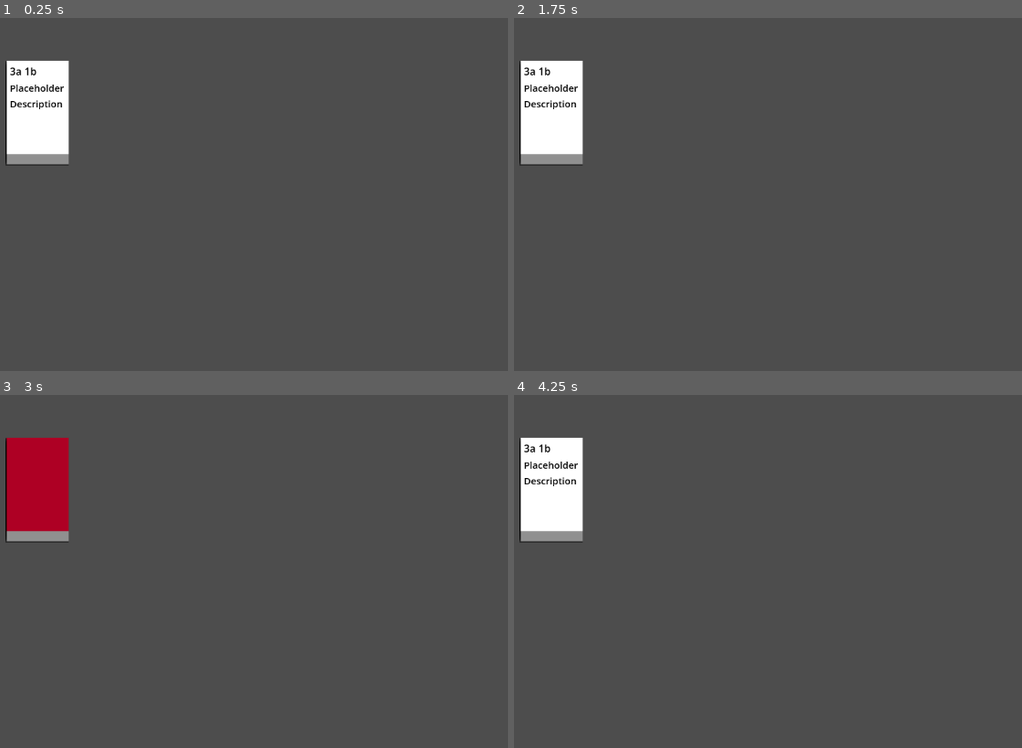
Above: before the commit, frames 1-4 (two rows, left to right).
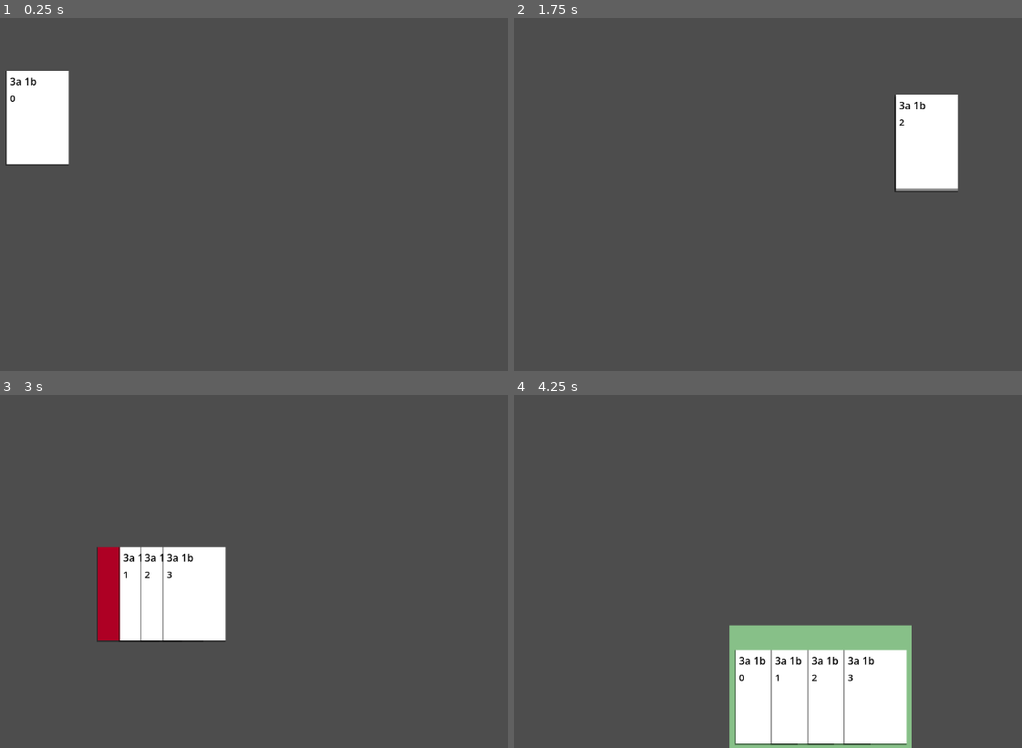
Above: after the commit, the same moments.

Repository: emrysshevek/gameganggame
Game: Godot game, scene res://cards/card_test_scene.tscn
Same seed, same stepped clock (60 frames per second), same inputs: the game is played once before the commit and once after it. This scene is started directly instead of the project's main scene.
Inputs (mouse positions are in pixels of both pictures, inside the frame that each line leads up to):
- Up to frame 1 (0.25 s): no input
- Up to frame 2 (1.75 s): click (549, 116) at 0.52 s; tap Enter at 1.25 s; move the mouse to (925, 145) at 1.27 s; hold W (debug_up, bound only after the commit) from 1.28 s (still down); hold Shift from 1.28 s (still down); click (925, 145) at 1.42 s
- Up to frame 3 (3 s): release W (debug_up, bound only after the commit) at 2 s; release Shift at 2 s; tap Space at 2 s; drag from (106, 564) to (213, 624) at 2.02 s; move the mouse to (325, 451) at 2.77 s; hold W (debug_up, bound only after the commit) from 2.78 s (still down); tap Ctrl at 2.85 s; click (325, 451) at 2.92 s
- Up to frame 4 (4.25 s): release W (debug_up, bound only after the commit) at 3.5 s; tap Enter at 3.5 s; drag from (727, 624) to (549, 483) at 3.52 s

The runs differ from the first frame. In frame 1, 1.1% of the frame differs, in the area x 1-14%, y 12-42%; in frame 2, 7.0%; in frame 3, 11%; in frame 4, 16%, in the area x 1-79%, y 12-100%.

Commit message:
finished basic pile functionality

Diff:
--- a/cards/card_test_scene.gd
+++ b/cards/card_test_scene.gd
@@ -1,11 +1,34 @@
 extends Control
 
+@export var pile: Pile
+var start_pos := Vector2.ZERO
+var end_pos := Vector2.ZERO
+var mouse_is_pressed := false
 
-# Called when the node enters the scene tree for the first time.
-func _ready() -> void:
-	pass # Replace with function body.
+var card_scene := preload("res://cards/card.tscn")
+
+func _input(_event: InputEvent) -> void:
+	if Input.is_action_just_pressed("debug_f"):
+		pile.flip()
+	if Input.is_action_just_pressed("debug_up"):
+		var card: Card = card_scene.instantiate()
+		pile.add_child(card)
+		pile.add_card(card)
+	if pile.count > 0 and Input.is_action_just_pressed("debug_down"):
+		var card: Card = pile.get_children()[-1]
+		pile.remove_card(card)
+		card.queue_free()
 
 
-# Called every frame. 'delta' is the elapsed time since the previous frame.
-func _process(delta: float) -> void:
-	pass
+func _gui_input(event: InputEvent) -> void:
+	if event is InputEventMouseButton:
+		var button_event := event as InputEventMouseButton
+		if button_event.pressed and not mouse_is_pressed:
+			mouse_is_pressed = true
+			start_pos = get_global_mouse_position()
+			print("start: ", start_pos)
+		elif not button_event.pressed and mouse_is_pressed:
+			mouse_is_pressed = false
+			end_pos = get_global_mouse_position()
+			pile.move(start_pos, abs(start_pos - end_pos))
+			print("end: ", end_pos)
--- a/cards/card_test_scene.tscn
+++ b/cards/card_test_scene.tscn
@@ -1,10 +1,10 @@
 [gd_scene format=3 uid="uid://c7y4bhyyqogiw"]
 
 [ext_resource type="PackedScene" uid="uid://b7371rgat236l" path="res://cards/Pile.tscn" id="1_cthd1"]
-[ext_resource type="Script" path="res://cards/card_test_scene.gd" id="1_sv2hw"]
+[ext_resource type="Script" uid="uid://ykkwkg16lmt0" path="res://cards/card_test_scene.gd" id="1_sv2hw"]
 [ext_resource type="PackedScene" uid="uid://bnv5dqpc4y8xb" path="res://cards/card.tscn" id="2_sv2hw"]
 
-[node name="CardTestScene" type="Control" unique_id=252083493]
+[node name="CardTestScene" type="Control" unique_id=252083493 node_paths=PackedStringArray("pile")]
 layout_mode = 3
 anchors_preset = 15
 anchor_right = 1.0
@@ -12,6 +12,7 @@
 grow_horizontal = 2
 grow_vertical = 2
 script = ExtResource("1_sv2hw")
+pile = NodePath("Pile")
 metadata/_edit_lock_ = true
 
 [node name="Pile" parent="." unique_id=614346643 node_paths=PackedStringArray("cards") instance=ExtResource("1_cthd1")]
@@ -20,7 +21,7 @@
 offset_top = 250.0
 offset_right = -916.0
 offset_bottom = -398.0
-cards = [NodePath("Card"), NodePath("Card2"), NodePath("Card3"), NodePath("Card4"), NodePath("Card5"), NodePath("Card6"), NodePath("Card7"), NodePath("Card8"), NodePath("Card9")]
+cards = [NodePath("Card")]
 
 [node name="ColorRect" type="ColorRect" parent="Pile" unique_id=1727720866]
 layout_mode = 1
@@ -34,27 +35,3 @@
 
 [node name="Card" parent="Pile" unique_id=693299294 instance=ExtResource("2_sv2hw")]
 layout_mode = 0
-
-[node name="Card2" parent="Pile" unique_id=135678034 instance=ExtResource("2_sv2hw")]
-layout_mode = 0
-
-[node name="Card3" parent="Pile" unique_id=1759937214 instance=ExtResource("2_sv2hw")]
-layout_mode = 0
-
-[node name="Card4" parent="Pile" unique_id=477796413 instance=ExtResource("2_sv2hw")]
-layout_mode = 0
-
-[node name="Card5" parent="Pile" unique_id=1204215981 instance=ExtResource("2_sv2hw")]
-layout_mode = 0
-
-[node name="Card6" parent="Pile" unique_id=1621377046 instance=ExtResource("2_sv2hw")]
-layout_mode = 0
-
-[node name="Card7" parent="Pile" unique_id=2117316967 instance=ExtResource("2_sv2hw")]
-layout_mode = 0
-
-[node name="Card8" parent="Pile" unique_id=1033319978 instance=ExtResource("2_sv2hw")]
-layout_mode = 0
-
-[node name="Card9" parent="Pile" unique_id=1518051097 instance=ExtResource("2_sv2hw")]
-layout_mode = 0
--- a/cards/pile.gd
+++ b/cards/pile.gd
@@ -17,13 +17,13 @@
 @export var deck: Deck = null
 @export var is_faceup: bool = true
 
-@onready var ordered_cards: Array[Card] = cards
+@onready var ordered_cards: Array[Card] = cards.duplicate()
 #endregion
 
 
 #region Godot Built-in Methods
 func _ready() -> void:
-	_reposition_cards()
+	_reposition()
 #endregion
 
 
@@ -44,20 +44,31 @@
 	# cards are added to bottom of pile by default
 	# to insert to a specific index, set value of position
 	assert(_card not in cards)
+	if count == 0:
+		_position = 0
 	cards.append(_card)
 	ordered_cards.insert(_position, _card)
+	_reposition()
 	card_added.emit(_card)
 
 
 func remove_card(_card: Card) -> void:
+	print(_card.name)
 	assert(_card in cards)
 	cards.erase(_card)
 	ordered_cards.erase(_card)
+	_reposition()
 	card_removed.emit()
+
+
+func move(_global_position: Vector2, _size: Vector2) -> void:
+	global_position = _global_position
+	size = _size
+	_reposition()
 #endregion
 
 
-func _reposition_cards() -> void:
+func _reposition() -> void:
 	if count == 0:
 		return
 
@@ -74,6 +85,9 @@
 		spacing.y -= 2
 
 	var curr_pos := global_position + area_offset - card_offset
-	for card in cards:
+	for i in len(cards):
+		var card := cards[i]
 		curr_pos += spacing
+		card._description_label.text = str(i)
 		card.global_position = curr_pos
+		card.z_index = i
--- a/project.godot
+++ b/project.godot
@@ -17,9 +17,22 @@
 
 [input]
 
-up={
+debug_f={
 "deadzone": 0.2,
-"events": []
+"events": [Object(InputEventKey,"resource_local_to_scene":false,"resource_name":"","device":-1,"window_id":0,"alt_pressed":false,"shift_pressed":false,"ctrl_pressed":false,"meta_pressed":false,"pressed":false,"keycode":0,"physical_keycode":70,"key_label":0,"unicode":102,"location":0,"echo":false,"script":null)
+]
+}
+debug_up={
+"deadzone": 0.2,
+"events": [Object(InputEventKey,"resource_local_to_scene":false,"resource_name":"","device":-1,"window_id":0,"alt_pressed":false,"shift_pressed":false,"ctrl_pressed":false,"meta_pressed":false,"pressed":false,"keycode":0,"physical_keycode":87,"key_label":0,"unicode":119,"location":0,"echo":false,"script":null)
+, Object(InputEventKey,"resource_local_to_scene":false,"resource_name":"","device":-1,"window_id":0,"alt_pressed":false,"shift_pressed":false,"ctrl_pressed":false,"meta_pressed":false,"pressed":false,"keycode":0,"physical_keycode":4194320,"key_label":0,"unicode":0,"location":0,"echo":false,"script":null)
+]
+}
+debug_down={
+"deadzone": 0.2,
+"events": [Object(InputEventKey,"resource_local_to_scene":false,"resource_name":"","device":-1,"window_id":0,"alt_pressed":false,"shift_pressed":false,"ctrl_pressed":false,"meta_pressed":false,"pressed":false,"keycode":0,"physical_keycode":83,"key_label":0,"unicode":115,"location":0,"echo":false,"script":null)
+, Object(InputEventKey,"resource_local_to_scene":false,"resource_name":"","device":-1,"window_id":0,"alt_pressed":false,"shift_pressed":false,"ctrl_pressed":false,"meta_pressed":false,"pressed":false,"keycode":0,"physical_keycode":4194322,"key_label":0,"unicode":0,"location":0,"echo":false,"script":null)
+]
 }
 
 [physics]
